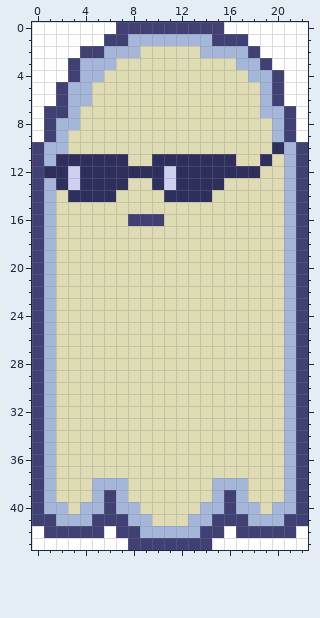
A pixel-art sprite gets an edit: Joff Studios - The Game/Assets/Art/Other Ghosts/cool ghost.png. Above: the version before the commit.
The file is 23x44 pixels.
After:
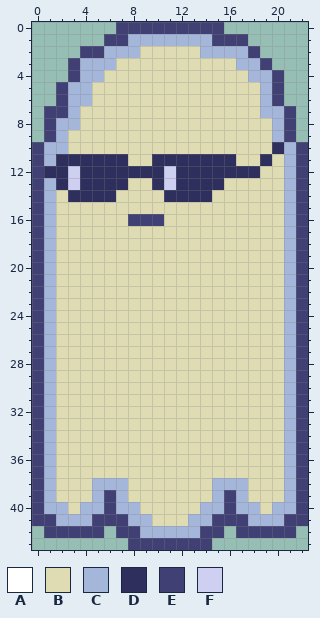
Palette (. is transparent): A #ffffff  B #dfdcb4  C #a5b6db  D #2f2f5d  E #404075  F #cfcff2
Edits made:
@@ x 0..22 @@
- 0 AAAAAAAEEEEEEEEEAAAAAAA
- 1 AAAAAAEECCCCCCCEEEAAAAA
- 2 AAAAEECCCBBBBBCCCCEAAAA
- 3 AAAECCCBBBBBBBBBBCCEAAA
- 4 AAAECCBBBBBBBBBBBBCCEAA
- 5 AAECCBBBBBBBBBBBBBBCEAA
- 6 AAECCBBBBBBBBBBBBBBCEAA
- 7 AEECBBBBBBBBBBBBBBBCCEA
- 8 AECCBBBBBBBBBBBBBBBBCEA
- 9 AECBBBBBBBBBBBBBBBBBCEA
+ 0 .......EEEEEEEEE.......
+ 1 ......EECCCCCCCEEE.....
+ 2 ....EECCCBBBBBCCCCE....
+ 3 ...ECCCBBBBBBBBBBCCE...
+ 4 ...ECCBBBBBBBBBBBBCCE..
+ 5 ..ECCBBBBBBBBBBBBBBCE..
+ 6 ..ECCBBBBBBBBBBBBBBCE..
+ 7 .EECBBBBBBBBBBBBBBBCCE.
+ 8 .ECCBBBBBBBBBBBBBBBBCE.
+ 9 .ECBBBBBBBBBBBBBBBBBCE.
 10 ECCBBBBBBBBBBBBBBBBBDCE
@@ x 0..22 @@
 41 EECCCEEECCBBBCCEEECCCEE
-42 AEEEEEAEECCCCCEEAEEEEEA
-43 AAAAAAAAEEEEEEEAAAAAAAA
+42 .EEEEE.EECCCCCEE.EEEEE.
+43 ........EEEEEEE........
Where, in picture pixels (left, top, right, bottom), the same in both pictures:
erased: (32, 22, 116, 142)
erased: (224, 22, 308, 142)
erased: (32, 526, 128, 550)
erased: (212, 526, 308, 550)
